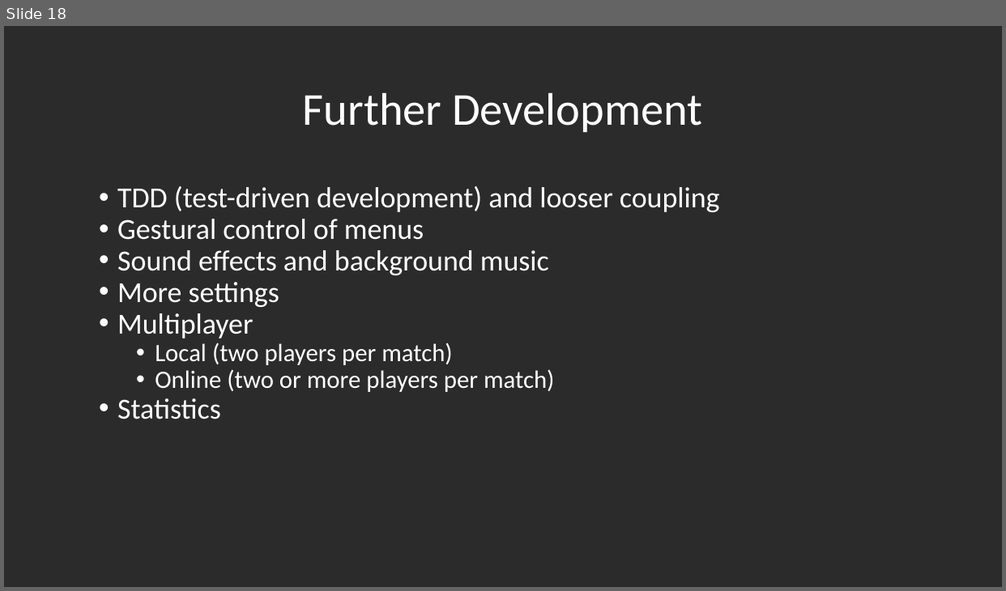
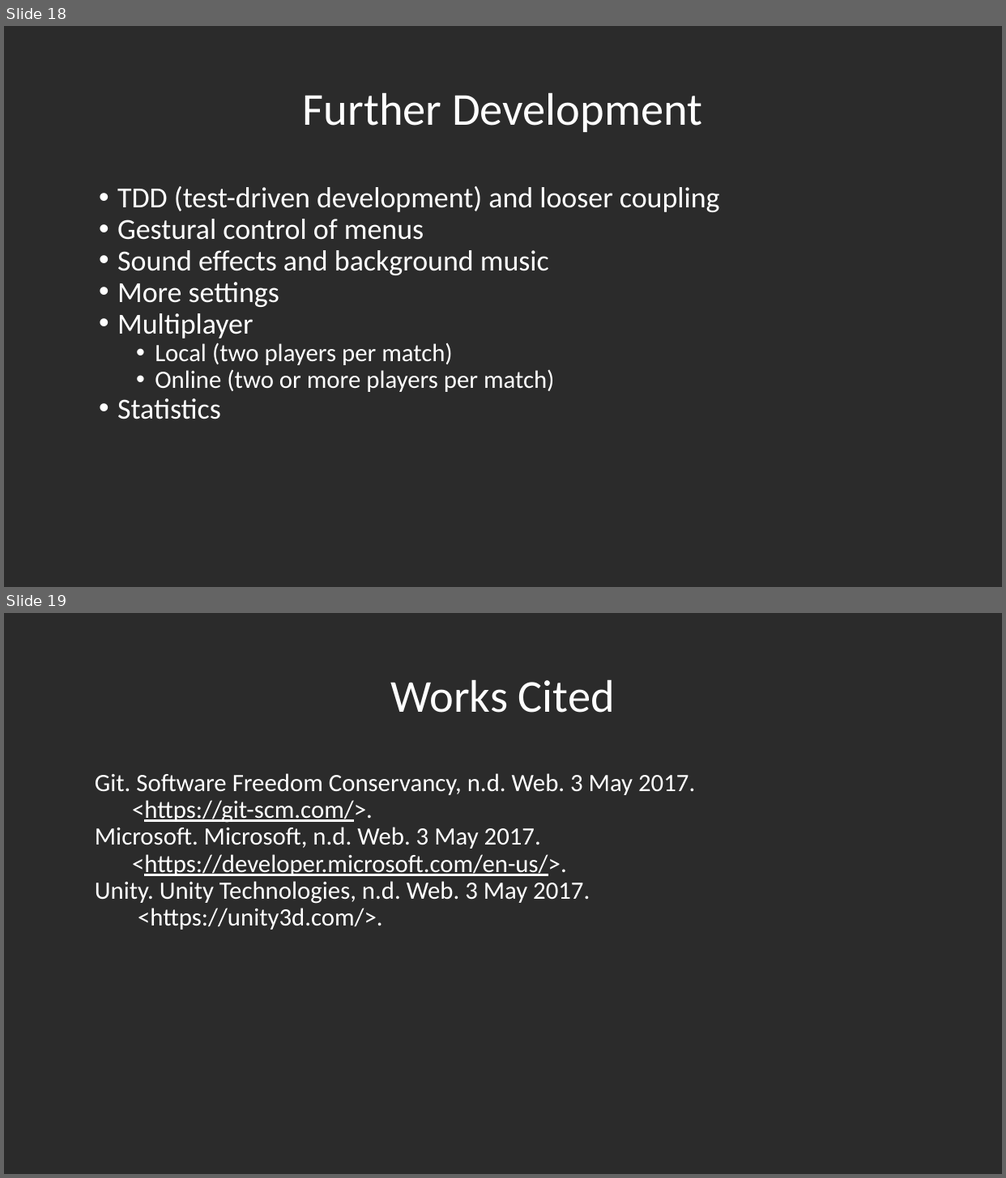
Before and after one commit to AJoshSims/3D-Gesture-Controlled-Pong, a slide deck: documents/presentations/spring.pptx. Shown one above the other, each under a label of ours: slide 18 before the commit, slides 18 and 19 after it. The pictures are 1006x591 and 1006x1178 pixels, drawn with LibreOffice and Linux fonts; fonts in the diff are those of the drawing; background and template pictures are left out; a plain dark background stands for a picture behind light text. Boxes give left, top, right and bottom in pixels: in the first picture for what was removed or moved away, otherwise in the second. Text is boxed around its words. In the diff, an @@ line names an element or a change of style, - is before the commit and + after.

```diff
--- a/documents/presentations/spring.pptx
+++ b/documents/presentations/spring.pptx
@@ slide 19 added at (4, 613, 1002, 1174), background picture (left out) @@
@@ title added at (391, 679, 615, 713), 44 pt, text #FFFFFF @@
+Works Cited
@@ text added at (95, 773, 695, 930), 24 pt, text #FFFFFF @@
+Git. Software Freedom Conservancy, n.d. Web. 3 May 2017.
+<https://git-scm.com/>.
+Microsoft. Microsoft, n.d. Web. 3 May 2017.
+<https://developer.microsoft.com/en-us/>.
+Unity. Unity Technologies, n.d. Web. 3 May 2017.
+<https://unity3d.com/>.
```
Also in this commit, not shown: 5 slides changed, 2 other slides added, 2 slides removed, 27 other files.
